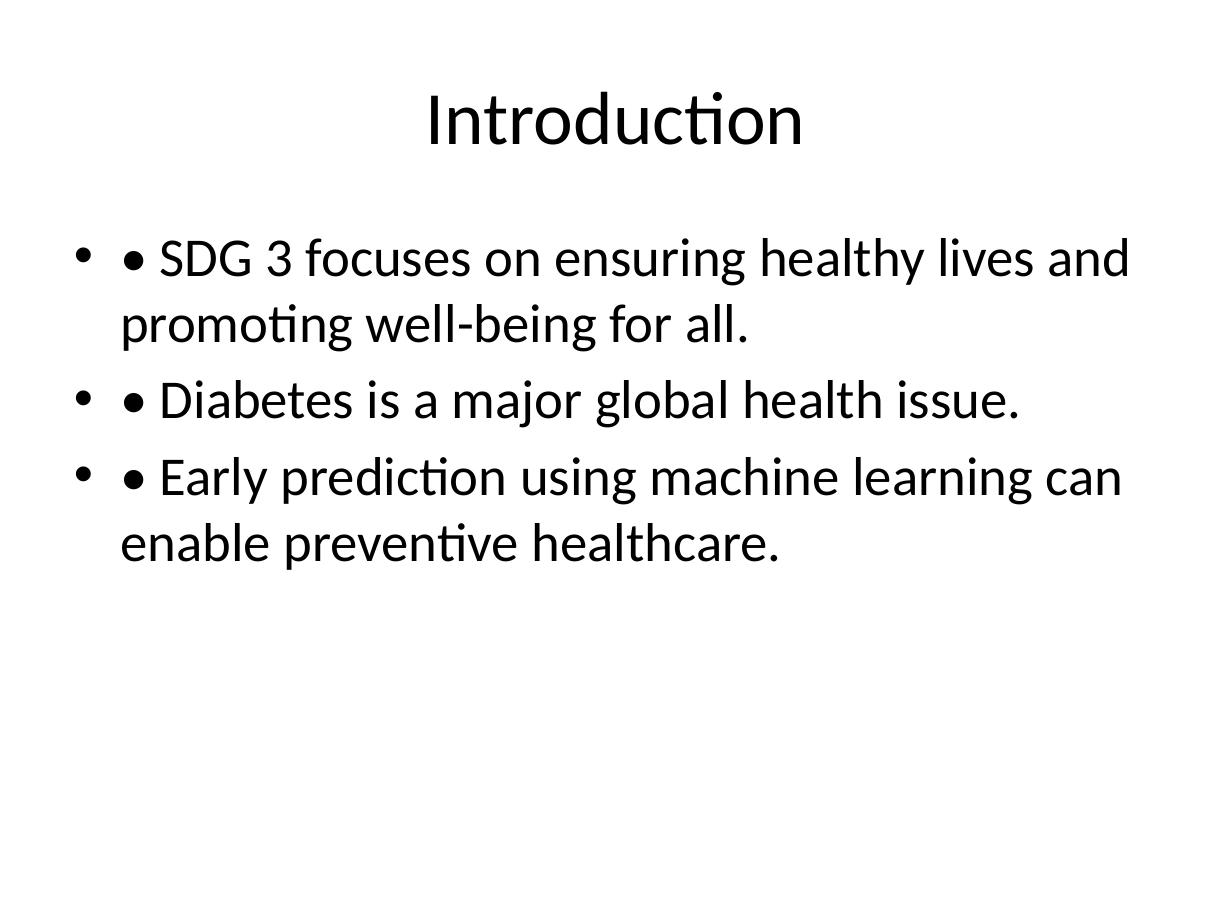
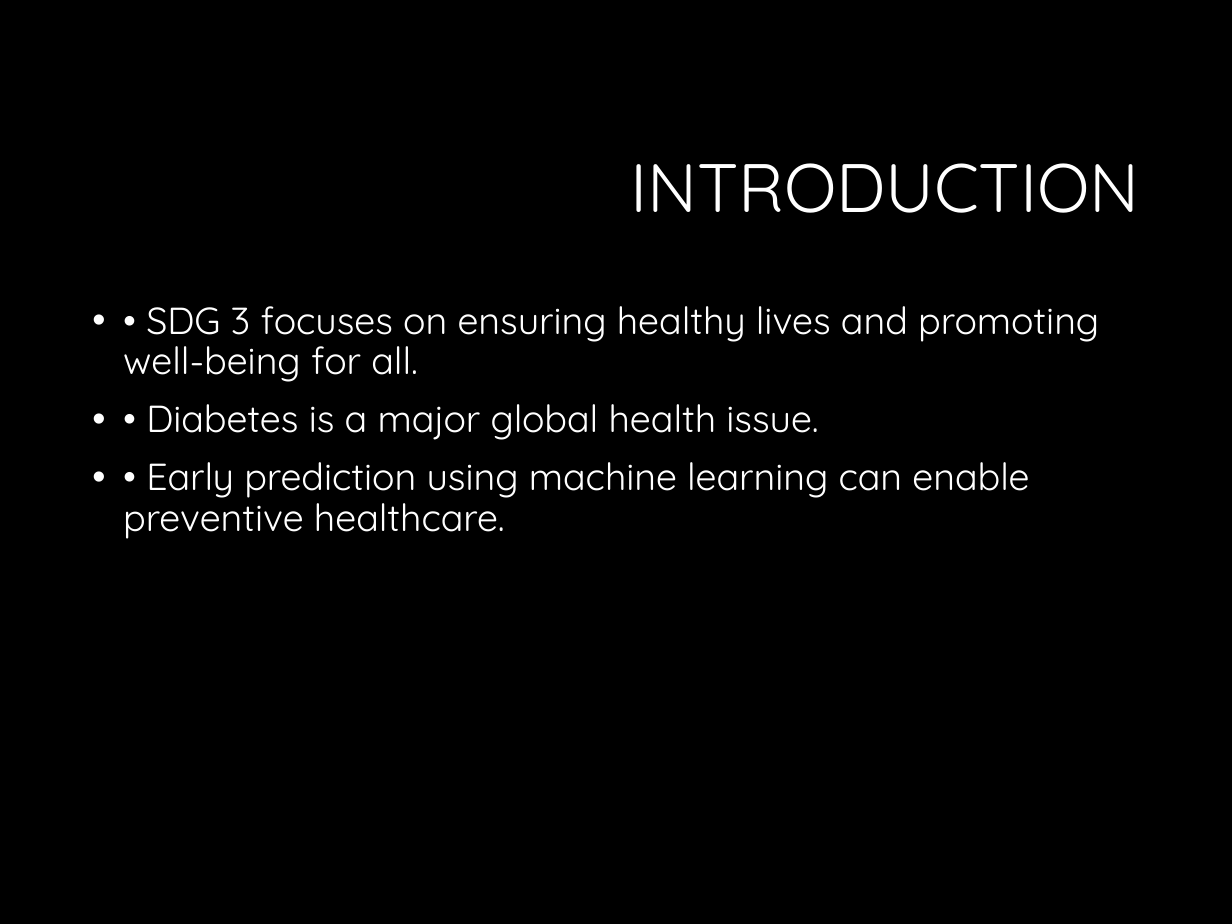
Before and after one commit to Jowekbeltan/AI-MACHINE-LEARNING, a slide deck: slide 2 of SDG3_Diabetes_Prediction_Presentation.pptx. Drawn at 1232x924 pixels with LibreOffice and Linux fonts; fonts in the diff are those of the drawing; background and template pictures are left out. Boxes give left, top, right and bottom in pixels: in the first picture for what was removed or moved away, otherwise in the second. Text is boxed around its words. In the diff, an @@ line names an element or a change of style, - is before the commit and + after.

```diff
--- a/SDG3_Diabetes_Prediction_Presentation.pptx
+++ b/SDG3_Diabetes_Prediction_Presentation.pptx
@@ background #FFFFFF to #000000 @@
@@ title at [631,163,1140,213]: text changed; size 44 to 40 pt; font Calibri to Quicksand; text colour #000000 to #FFFFFF @@
-Introduction
+INTRODUCTION
@@ text "• SDG 3 focuses on ...": place and size @@
-text "• SDG 3 focuses on ..." at [120,238,1132,570]
+text "• SDG 3 focuses on ..." at [123,306,1099,539]
@@ text "• SDG 3 focuses on ..." at [123,306,1099,539]: size 32 to 22 pt, font Calibri to Quicksand, text colour #000000 to #FFFFFF; indent changed; line spacing 1 to 0.9; more space between paragraphs @@
```
Also in this commit, not shown: 6 other slides changed.
